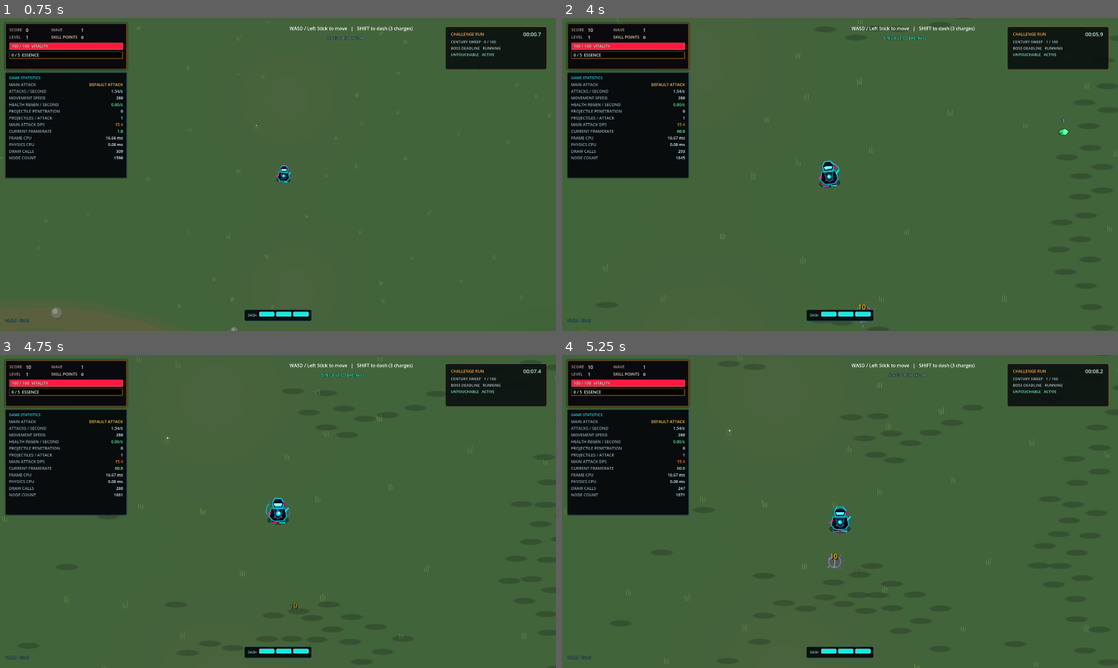
Above: before the commit, frames 1-4 (two rows, left to right).
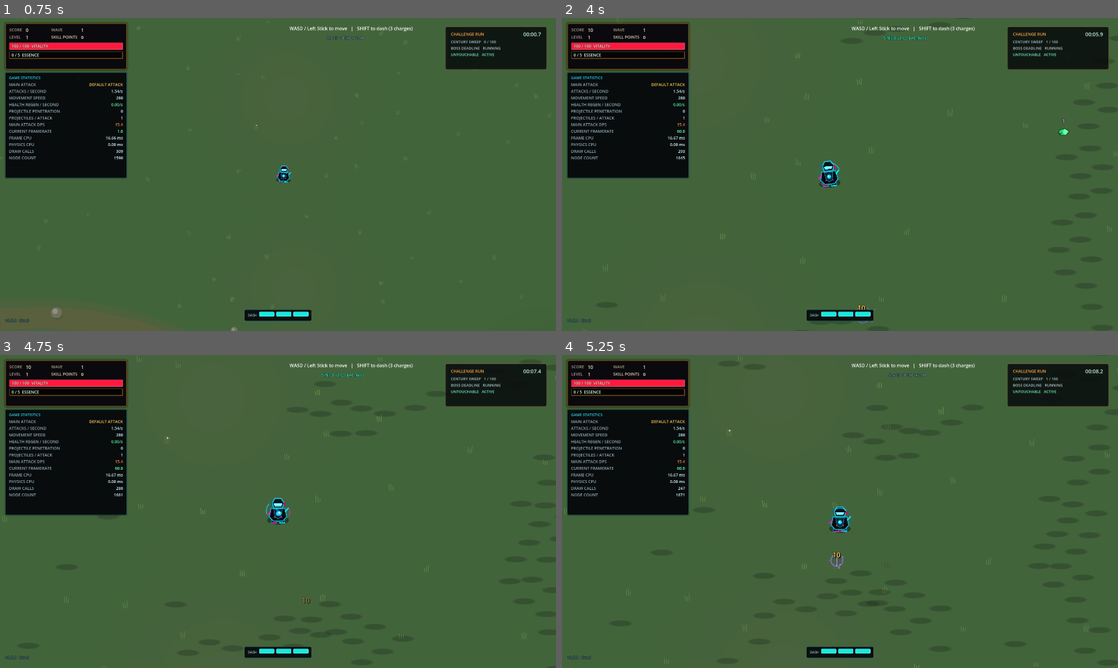
Above: after the commit, the same moments.

Repository: Quest79/GodotVSCodex
Game: Godot game, scene res://scenes/main/game.tscn
Two runs of this game, one before a commit and one after it. Both use one fixed random seed, a clock stepped at 60 frames per second and the inputs below.
Inputs (mouse positions are in pixels of both pictures, inside the frame that each line leads up to):
- Up to frame 1 (0.75 s): tap Enter at 0.5 s; move the mouse to (400, 158) at 0.52 s; hold D (move_right) from 0.53 s (still down); hold Z (cycle_camera_zoom) from 0.53 s (still down); click (400, 158) at 0.67 s
- Up to frame 2 (4 s): release D (move_right) at 1.25 s; release Z (cycle_camera_zoom) at 1.25 s; drag from (728, 190) to (851, 174) at 1.27 s; move the mouse to (895, 105) at 2.02 s; hold D (move_right) 2.03-2.75 s; hold Space (toggle_game_speed) 2.03-2.75 s; drag from (812, 237) to (673, 127) at 2.77 s; move the mouse to (1006, 221) at 3.52 s; hold A (move_left) from 3.53 s (still down); hold Z (cycle_camera_zoom) from 3.53 s (still down)
- Up to frame 3 (4.75 s): release A (move_left) at 4.25 s; release Z (cycle_camera_zoom) at 4.25 s; drag from (111, 464) to (261, 511) at 4.27 s
- Up to frame 4 (5.25 s): move the mouse to (867, 511) at 5.02 s; hold S (move_down) from 5.03 s (still down); hold Space (toggle_game_speed) from 5.03 s (still down); click (867, 511) at 5.17 s

Frame 1 is identical in both runs. In frame 2, less than 0.1% of the frame differs, in the area x 53-57%, y 90-99%; in frame 3, less than 0.1%; in frame 4, 0.1%, in the area x 47-59%, y 23-81%.

Commit message:
0.5.0 dev.3: keep enemy instance alpha opaque

Diff:
--- a/scenes/actors/enemy/enemy_render_manager.gd
+++ b/scenes/actors/enemy/enemy_render_manager.gd
@@ -109,19 +109,20 @@
 		# anchored to the ground while the enemy body turns and lunges above them.
 		var shadow_transform := Transform2D(0.0, enemy.global_position + SHADOW_OFFSET)
 		shadow_renderer.multimesh.set_instance_transform_2d(index, shadow_transform)
-		var urgency := clampf(enemy.velocity.length() / 95.0, 0.25, 1.0)
+		var health_fraction := clampf(enemy.health.current / maxf(enemy.health.maximum, 1.0), 0.0, 1.0)
 		multimesh.set_instance_custom_data(index, Color(
 			animation_phases[index],
 			enemy.gpu_burn_intensity,
 			enemy.gpu_hit_flash,
-			urgency
+			health_fraction
 		))
-		var health_fraction := clampf(enemy.health.current / maxf(enemy.health.maximum, 1.0), 0.0, 1.0)
+		# Never use instance alpha as arbitrary data: CanvasItem/MultiMesh may
+		# apply it as real transparency before/around the shader.
 		multimesh.set_instance_color(index, Color(
 			enemy.gpu_chill_intensity,
 			enemy.gpu_shock_intensity,
 			enemy.gpu_frozen_amount,
-			health_fraction
+			1.0
 		))
 		index += 1
 
